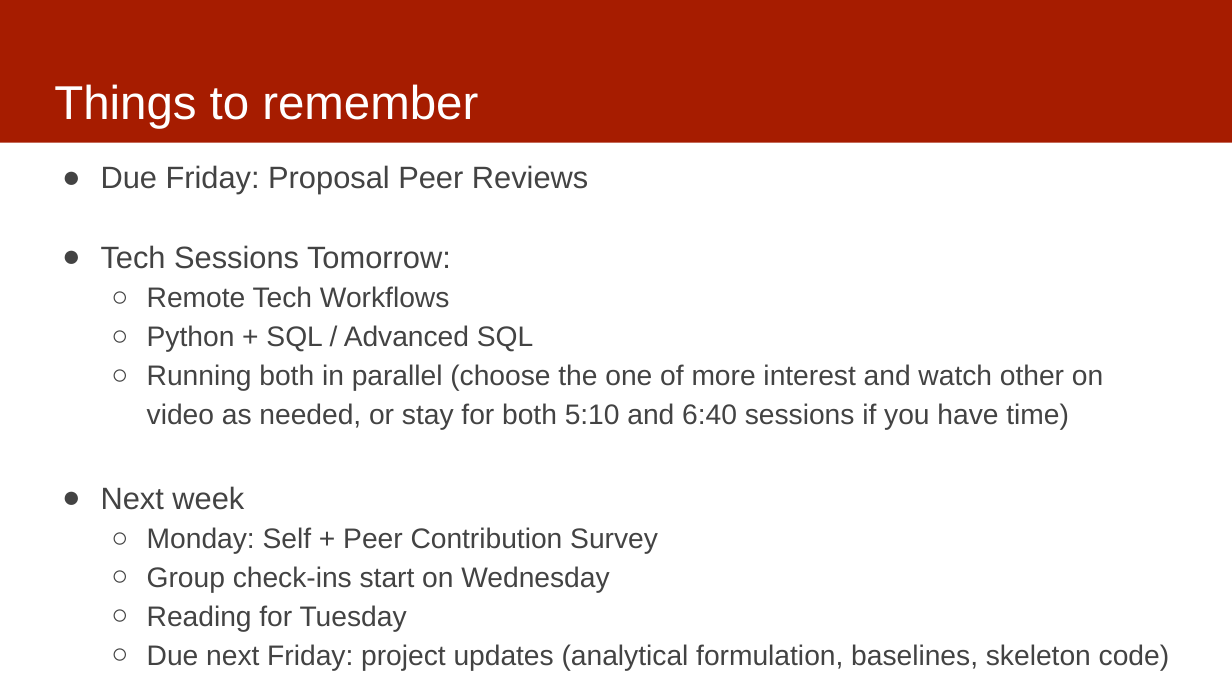
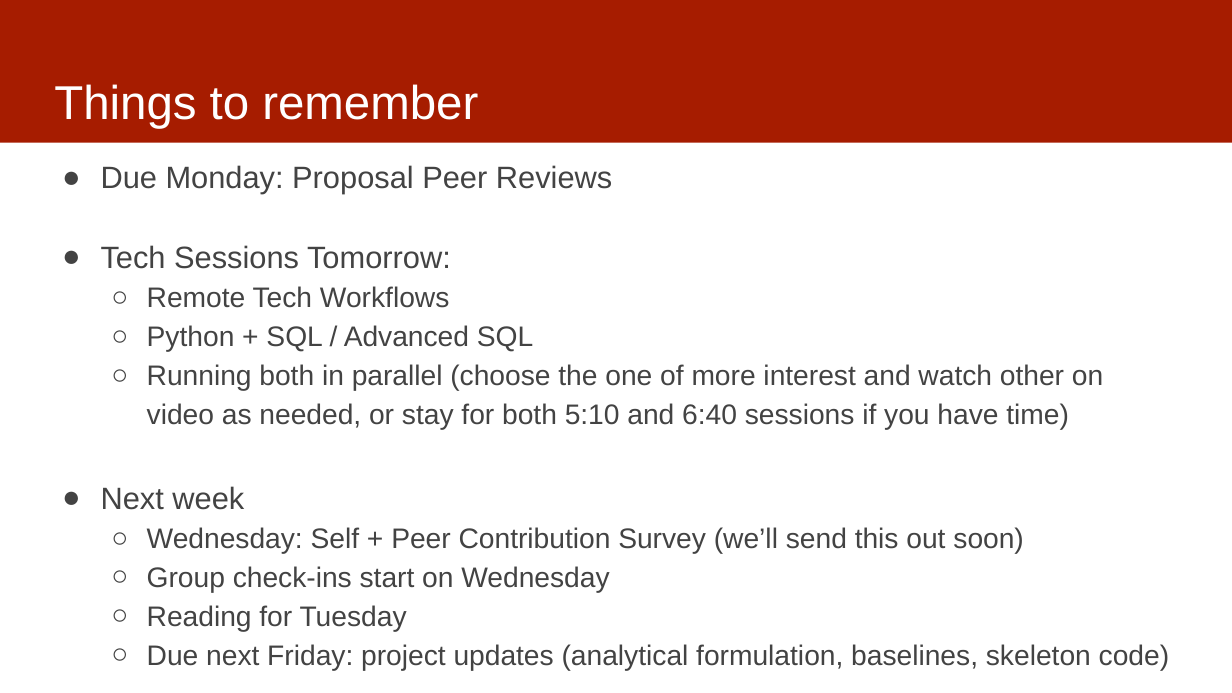
Before and after one commit to dssg/mlforpublicpolicylab, a slide deck: slide 3 of 05 - Features/features-discussion.pptx. Drawn at 1232x693 pixels with LibreOffice and Linux fonts; fonts in the diff are those of the drawing. Boxes give left, top, right and bottom in pixels: in the first picture for what was removed or moved away, otherwise in the second. Text is boxed around its words. In the diff, an @@ line names an element or a change of style, - is before the commit and + after.

```diff
--- a/05 - Features/features-discussion.pptx
+++ b/05 - Features/features-discussion.pptx
@@ text at (101,165,612,194): text changed @@
-● Due Friday: Proposal Peer Reviews
+● Due Monday: Proposal Peer Reviews
@@ text at (147,527,1023,554): text changed @@
-  ○ Monday: Self + Peer Contribution Survey
+  ○ Wednesday: Self + Peer Contribution Survey (we’ll send this out soon)
```
Also in this commit, not shown: 2 other slides changed.
